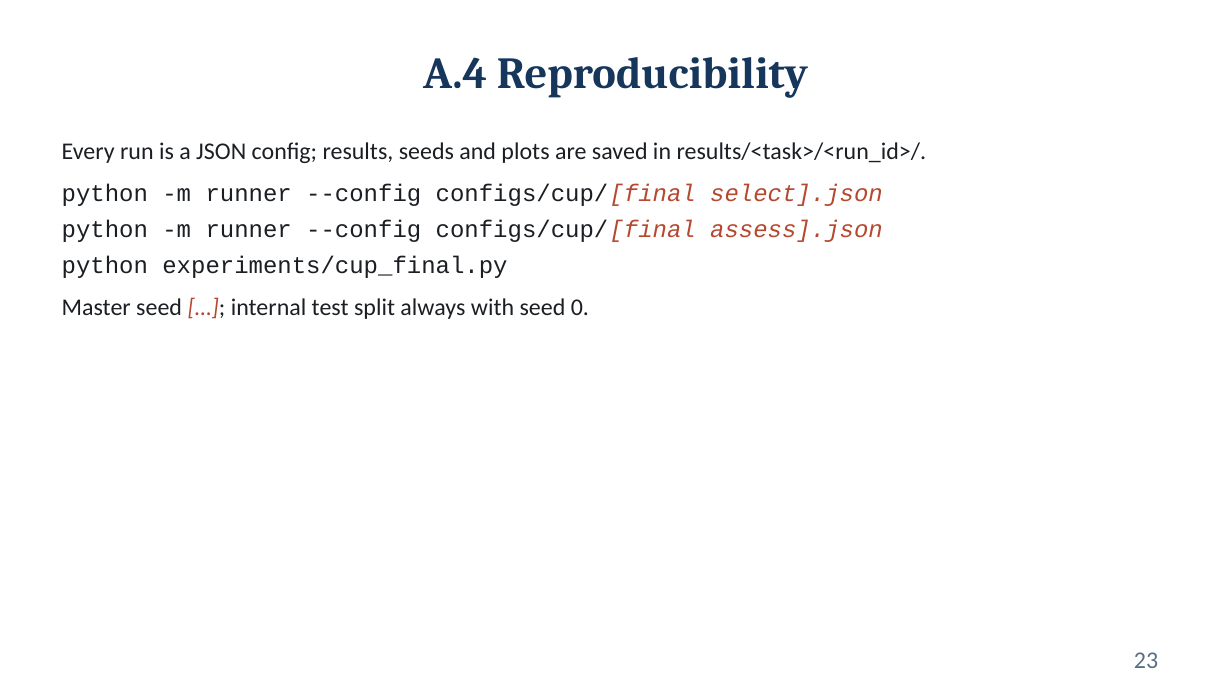
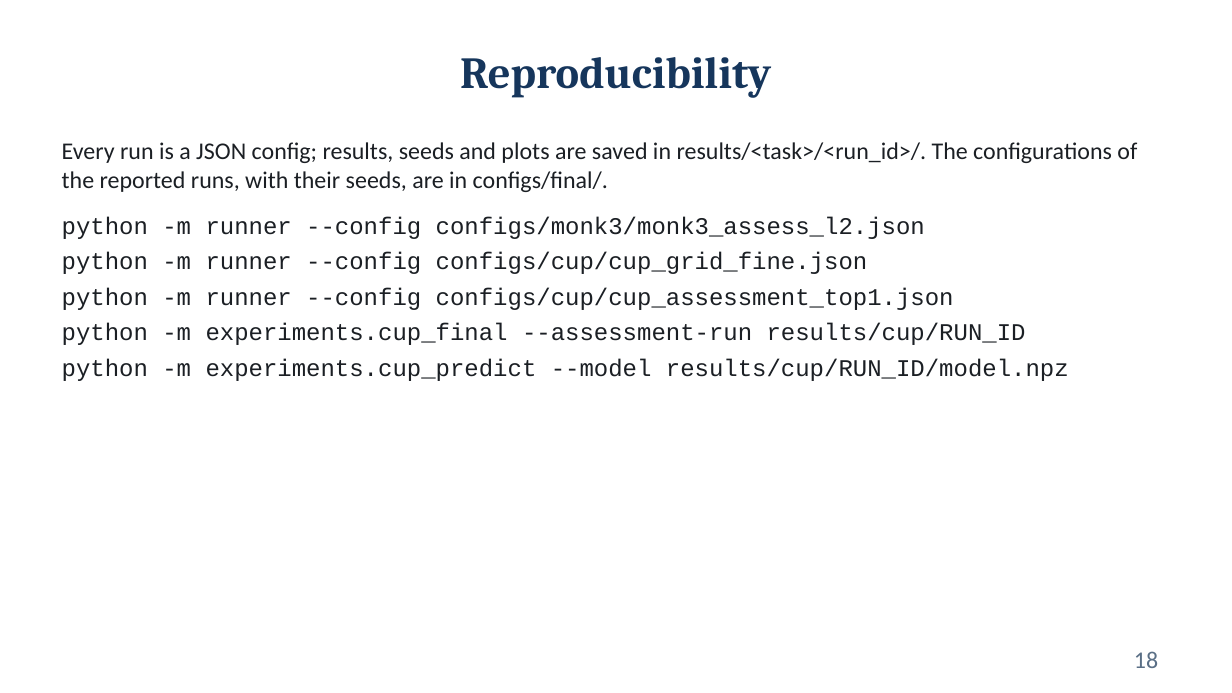
Before and after one commit to Fred-ef/ml_proj, a slide deck: slide 18 of Federico_Cristofaro_ML-2025_slides.pptx (slide 23 before the commit). Drawn at 1232x693 pixels with LibreOffice and Linux fonts; fonts in the diff are those of the drawing. Boxes give left, top, right and bottom in pixels: in the first picture for what was removed or moved away, otherwise in the second. Text is boxed around its words. In the diff, an @@ line names an element or a change of style, - is before the commit and + after.

```diff
--- a/Federico_Cristofaro_ML-2025_slides.pptx
+++ b/Federico_Cristofaro_ML-2025_slides.pptx
@@ title at (460,57,771,98): text changed @@
-A.4 Reproducibility
+Reproducibility
@@ text at (62,142,1137,381): text changed @@
-Every run is a JSON config; results, seeds and plots are saved in results/<task>/<run_id>/.
-python -m runner --config configs/cup/[final select].json
-python -m runner --config configs/cup/[final assess].json
-python experiments/cup_final.py
-Master seed […]; internal test split always with seed 0.
+Every run is a JSON config; results, seeds and plots are saved in results/<task>/<run_id>/. The configurations of the reported runs, with their seeds, are in configs/final/.
+python -m runner --config configs/monk3/monk3_assess_l2.json
+python -m runner --config configs/cup/cup_grid_fine.json
+python -m runner --config configs/cup/cup_assessment_top1.json
+python -m experiments.cup_final --assessment-run results/cup/RUN_ID
+python -m experiments.cup_predict --model results/cup/RUN_ID/model.npz
@@ page number at (1134,651,1158,668): text changed @@
-23
+18
```
Also in this commit, not shown: 9 other slides changed, 5 slides added, 10 slides removed, 1 other file.
